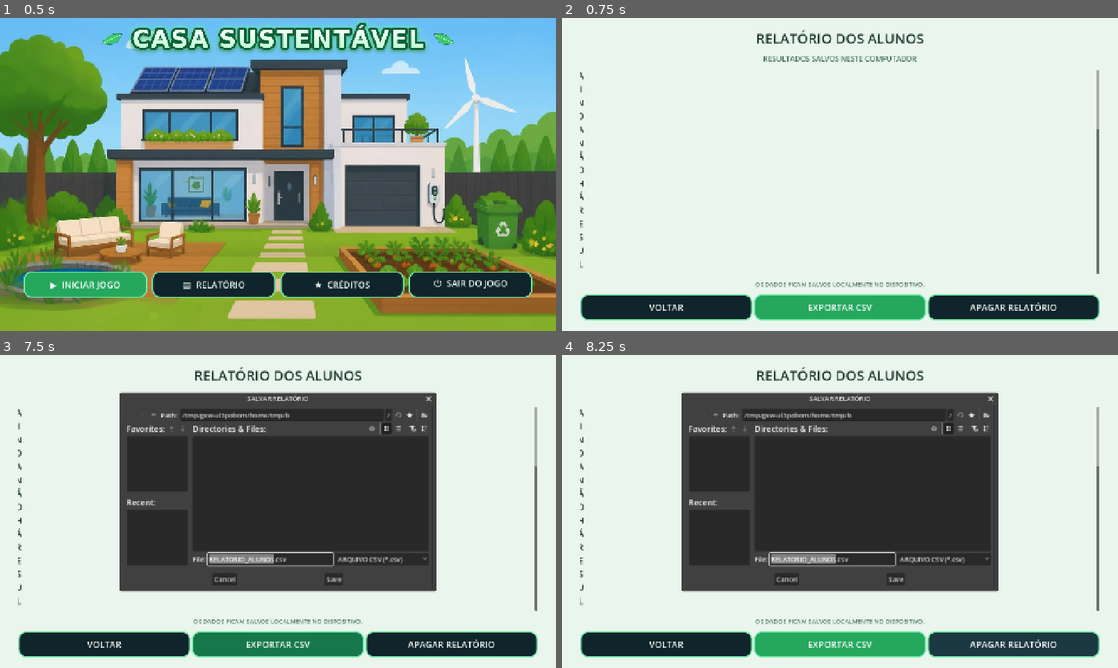
Above: before the commit, frames 1-4 (two rows, left to right).
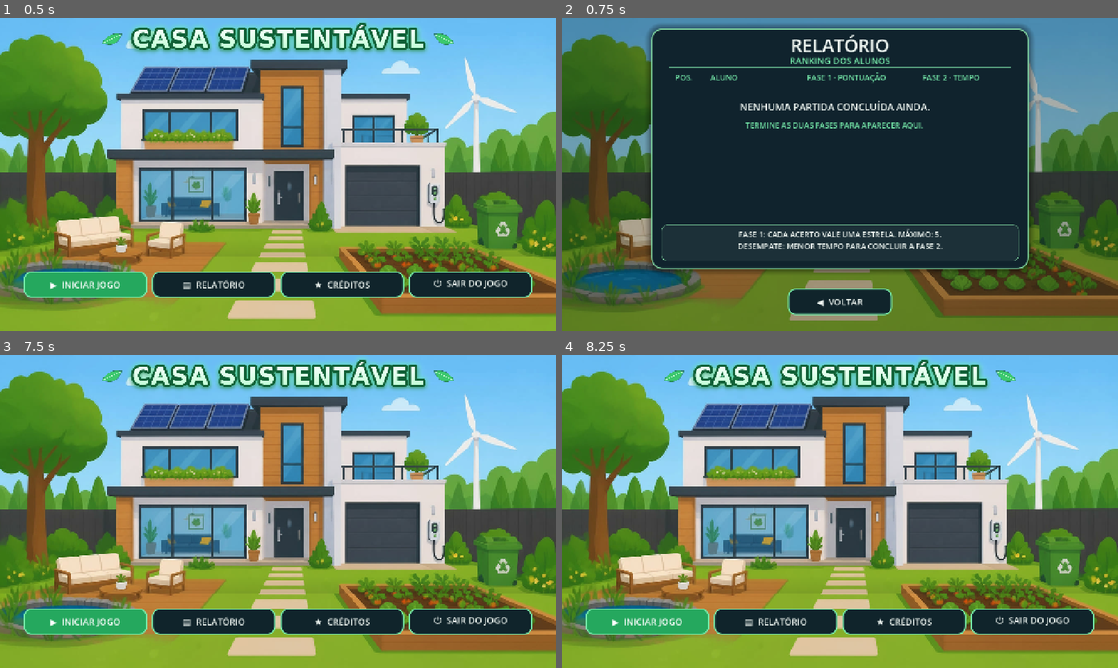
Above: after the commit, the same moments.

Repository: williamgoncalvesmartins/CasaSustentavel
Game: Godot game, scene res://main.tscn
The game is run twice, just before and just after one commit, with the same random seed, the same clock (stepped at 60 frames per second) and the same inputs.
Inputs (mouse positions are in pixels of both pictures, inside the frame that each line leads up to):
- Up to frame 1 (0.5 s): no input
- Up to frame 2 (0.75 s): click "▤ RELATÓRIO" at 0.5 s
- Up to frame 3 (7.5 s): click "VOLTAR" (after the commit: "◀ VOLTAR") at 1.25 s; click "▶ INICIAR JOGO" at 2 s; click "VOLTAR" at 2.75 s; click "▶ INICIAR JOGO" at 3.5 s; click "VOLTAR" at 4.25 s; click "★ CRÉDITOS" at 5 s; click "VOLTAR AO MENU" at 5.75 s; click "▤ RELATÓRIO" at 6.5 s; click (278, 642) at 7.25 s, where only the run before the commit has a clickable "EXPORTAR CSV"
- Up to frame 4 (8.25 s): click (1012, 642) at 8 s, where only the run before the commit has a clickable "APAGAR RELATÓRIO"

Frame 1 is identical in both runs. In frame 2, 100% of the frame differs, in the area x 0-100%, y 0-100%; in frame 3, 96%; in frame 4, 96%.

Commit message:
Add files via upload

Diff:
--- /dev/null
+++ b/check_report.gd
@@ -0,0 +1,38 @@
+extends SceneTree
+
+func _initialize() -> void:
+	call_deferred("check")
+
+func check() -> void:
+	var game = load("res://main.tscn").instantiate()
+	root.add_child(game)
+	game.report_path = "res://report_test_data.json"
+	game.report_rows = []
+	var samples := [["ana", 4, 100, true], ["joão", 5, 180, true], ["ana", 5, 120, true], ["bia", 5, 1, false]]
+	for i in range(samples.size()):
+		game.session_id = "TEST-" + str(i)
+		var s: Array = samples[i]
+		game.upsert_report({"aluno": s[0], "fase_1_acertos": s[1], "tempo_fase_2_segundos": s[2], "concluido": s[3]})
+	game.report_rows = []
+	game.load_report()
+	assert(game.report_rows.size() == 4, "HISTORY LOST")
+	var ranking: Array = game.ranking_rows()
+	assert(ranking.size() == 3, "INCOMPLETE INCLUDED")
+	assert(ranking[0].aluno == "ANA" and ranking[0].tempo_fase_2_segundos == 120)
+	assert(ranking[1].aluno == "JOÃO")
+	assert(ranking[2].fase_1_acertos == 4)
+	game.show_report()
+	await process_frame
+	await process_frame
+	var scroll: ScrollContainer = game.get_node("RankingScroll")
+	var list := scroll.get_child(0)
+	assert(list.size.x >= 850, "COLLAPSED TABLE")
+	assert(list.get_child_count() == 3)
+	for row in list.get_children():
+		assert(row.size.y == 44)
+		for cell in row.get_children():
+			if cell is Label:
+				assert(cell.size.y <= 38, "WRAPPED TEXT")
+	DirAccess.remove_absolute(ProjectSettings.globalize_path(game.report_path))
+	print("PASS: SAVED HISTORY, UPPERCASE NAMES, SCORE/TIME RANKING, COMPLETED ONLY, TABLE GEOMETRY")
+	quit()
--- a/main.gd
+++ b/main.gd
@@ -35,6 +35,8 @@
 var grid: Array = []
 var word_start := Vector2i(-1, -1)
 var report_rows: Array = []
+var session_id := ""
+var report_path := SAVE_PATH
 var feedback_label: Label
 var clock_label: Label
 var exercise_area: VBoxContainer
@@ -258,6 +260,9 @@
 	start_game()
 
 func start_game() -> void:
+	session_id = str(Time.get_unix_time_from_system()) + "-" + str(randi())
+	found_words.clear()
+	elapsed = 0.0
 	question_index = 0
 	score = 0
 	answered = false
@@ -607,9 +612,13 @@
 	add_footer(col, show_menu)
 
 func upsert_report(row: Dictionary) -> void:
+	if session_id.is_empty():
+		session_id = str(Time.get_unix_time_from_system()) + "-" + str(randi())
+	row["partida_id"] = session_id
+	row["aluno"] = str(row.get("aluno", "")).strip_edges().to_upper()
 	var replaced := false
 	for i in range(report_rows.size()):
-		if str(report_rows[i].get("aluno", "")) == student_name:
+		if str(report_rows[i].get("partida_id", "")) == session_id:
 			report_rows[i] = row
 			replaced = true
 			break
@@ -618,54 +627,114 @@
 	save_report()
 
 func load_report() -> void:
-	if not FileAccess.file_exists(SAVE_PATH):
-		return
-	var file := FileAccess.open(SAVE_PATH, FileAccess.READ)
+	if not FileAccess.file_exists(report_path):
+		return
+	var file := FileAccess.open(report_path, FileAccess.READ)
 	var parsed = JSON.parse_string(file.get_as_text())
 	if parsed is Array:
 		report_rows = parsed
 
 func save_report() -> void:
-	var file := FileAccess.open(SAVE_PATH, FileAccess.WRITE)
+	var file := FileAccess.open(report_path, FileAccess.WRITE)
 	if file:
 		file.store_string(JSON.stringify(report_rows, "  "))
+
+func ranking_rows() -> Array:
+	var ranking: Array = []
+	for entry in report_rows:
+		if entry is Dictionary and entry.get("concluido", false) and not str(entry.get("aluno", "")).strip_edges().is_empty():
+			ranking.append(entry)
+	ranking.sort_custom(func(a: Dictionary, b: Dictionary) -> bool:
+		var sa := int(a.get("fase_1_acertos", 0))
+		var sb := int(b.get("fase_1_acertos", 0))
+		if sa != sb:
+			return sa > sb
+		var ta := int(a.get("tempo_fase_2_segundos", 0))
+		var tb := int(b.get("tempo_fase_2_segundos", 0))
+		if ta != tb:
+			return ta < tb
+		return str(a.get("atualizado_em", "")) < str(b.get("atualizado_em", ""))
+	)
+	return ranking
+
+func report_label(parent: Control, text: String, rect: Rect2, font_size: int, color: Color = PAPER, centered: bool = false) -> Label:
+	var label := make_label(text, font_size, color, centered)
+	label.autowrap_mode = TextServer.AUTOWRAP_OFF
+	label.text_overrun_behavior = TextServer.OVERRUN_TRIM_ELLIPSIS
+	label.clip_text = true
+	label.mouse_filter = Control.MOUSE_FILTER_IGNORE
+	parent.add_child(label)
+	label.size = rect.size
+	label.position = rect.position
+	return label
 
 func show_report() -> void:
 	clear_screen()
 	page = "RELATORIO"
-	var root := VBoxContainer.new()
-	root.set_anchors_and_offsets_preset(Control.PRESET_FULL_RECT)
-	root.offset_left = 45
-	root.offset_right = -45
-	root.offset_top = 26
-	root.offset_bottom = -26
-	root.add_theme_constant_override("separation", 14)
-	add_child(root)
-	add_heading(root, "RELATÓRIO DOS ALUNOS", "RESULTADOS SALVOS NESTE COMPUTADOR")
+	add_screen_background(BG_CLEAN, Color(0.015, 0.08, 0.06, 0.30))
+	var frame := Panel.new()
+	var style := word_style(Color("#10232d"), 26, 3)
+	style.shadow_color = Color(0, 0, 0, 0.38)
+	style.shadow_size = 16
+	frame.add_theme_stylebox_override("panel", style)
+	word_place(frame, Rect2(219, 26, 926, 590))
+	report_label(frame, "RELATÓRIO", Rect2(20, 10, 886, 57), 44, PAPER, true)
+	report_label(frame, "RANKING DOS ALUNOS", Rect2(20, 63, 886, 30), 22, MINT, true)
+	var line := ColorRect.new()
+	line.color = Color("#569c7c")
+	frame.add_child(line)
+	line.position = Vector2(42, 93)
+	line.size = Vector2(842, 2)
+	report_label(frame, "POS.", Rect2(47, 103, 65, 34), 19, MINT, true)
+	report_label(frame, "ALUNO", Rect2(145, 103, 230, 34), 19, MINT)
+	report_label(frame, "FASE 1 · PONTUAÇÃO", Rect2(382, 103, 265, 34), 19, MINT)
+	report_label(frame, "FASE 2 · TEMPO", Rect2(665, 103, 220, 34), 19, MINT)
 	var scroll := ScrollContainer.new()
-	scroll.size_flags_vertical = Control.SIZE_EXPAND_FILL
-	root.add_child(scroll)
+	scroll.name = "RankingScroll"
+	scroll.horizontal_scroll_mode = ScrollContainer.SCROLL_MODE_DISABLED
+	word_place(scroll, Rect2(244, 166, 878, 331))
 	var list := VBoxContainer.new()
-	list.add_theme_constant_override("separation", 8)
+	list.size_flags_horizontal = Control.SIZE_EXPAND_FILL
+	list.add_theme_constant_override("separation", 4)
 	scroll.add_child(list)
-	if report_rows.is_empty():
-		list.add_child(make_label("AINDA NÃO HÁ RESULTADOS. INICIE O JOGO PARA CRIAR UM RELATÓRIO.", 21, TEXT_DARK, true))
-	else:
-		var header := make_panel(DARK)
-		list.add_child(header)
-		var cols := HBoxContainer.new()
-		cols.add_child(make_label("ALUNO  ·  FASE 1  ·  FASE 2  ·  TEMPO  ·  SITUAÇÃO", 17, PAPER))
-		header.add_child(cols)
-		for row in report_rows:
-			var card := make_panel(Color("#e6f2e9"))
-			list.add_child(card)
-			card.add_child(make_label("%s     %d/%d ACERTOS     %d/%d PALAVRAS     %s     %s" % [str(row.get("aluno", "ALUNO")), int(row.get("fase_1_acertos", 0)), int(row.get("fase_1_total", QUESTIONS.size())), int(row.get("fase_2_encontradas", 0)), int(row.get("fase_2_total", WORDS.size())), format_time(int(row.get("tempo_fase_2_segundos", 0))), "CONCLUÍDO" if row.get("concluido", false) else "EM ANDAMENTO"], 18, TEXT_DARK))
-	root.add_child(make_label("OS DADOS FICAM SALVOS LOCALMENTE NO DISPOSITIVO.", 15, Color("#487061"), true))
-	var row_buttons := HBoxContainer.new()
-	row_buttons.add_child(make_button("VOLTAR", show_menu))
-	row_buttons.add_child(make_button("EXPORTAR CSV", choose_csv_path, true))
-	row_buttons.add_child(make_button("APAGAR RELATÓRIO", clear_report))
-	root.add_child(row_buttons)
+	var ranking := ranking_rows()
+	if ranking.is_empty():
+		var empty := Control.new()
+		empty.custom_minimum_size = Vector2(850, 140)
+		list.add_child(empty)
+		report_label(empty, "NENHUMA PARTIDA CONCLUÍDA AINDA.", Rect2(0, 32, 850, 40), 24, PAPER, true)
+		report_label(empty, "TERMINE AS DUAS FASES PARA APARECER AQUI.", Rect2(0, 77, 850, 40), 19, MINT, true)
+	for i in range(ranking.size()):
+		var entry: Dictionary = ranking[i]
+		var row := Panel.new()
+		row.custom_minimum_size = Vector2(850, 44)
+		row.add_theme_stylebox_override("panel", word_style(Color("#20553f") if i == 0 else Color("#1b303c"), 13, 1))
+		if i == 0:
+			var gold := word_style(Color("#20553f"), 13, 2)
+			gold.border_color = Color("#e8d47f")
+			row.add_theme_stylebox_override("panel", gold)
+		list.add_child(row)
+		var medal := Color("#f3d878") if i == 0 else (Color("#c4d3dd") if i == 1 else (Color("#dca778") if i == 2 else MINT))
+		report_label(row, str(i + 1), Rect2(17, 3, 65, 38), 25, medal, true)
+		var name_label := report_label(row, str(entry.get("aluno", "")), Rect2(120, 3, 231, 38), 23)
+		name_label.tooltip_text = str(entry.get("aluno", "")).to_upper()
+		var points := clampi(int(entry.get("fase_1_acertos", 0)), 0, 5)
+		for n in range(5):
+			var star := Control.new()
+			star.set_script(preload("res://score_star.gd"))
+			star.earned = n < points
+			row.add_child(star)
+			star.position = Vector2(355 + n * 29, 5)
+			star.size = Vector2(30, 34)
+		report_label(row, "%d/5" % points, Rect2(510, 3, 75, 38), 24)
+		report_label(row, format_time(int(entry.get("tempo_fase_2_segundos", 0))), Rect2(662, 3, 171, 38), 27)
+	var note := Panel.new()
+	note.add_theme_stylebox_override("panel", word_style(Color("#1c3038"), 14, 1))
+	word_place(note, Rect2(244, 507, 877, 90))
+	report_label(note, "FASE 1: CADA ACERTO VALE UMA ESTRELA. MÁXIMO: 5.", Rect2(10, 10, 857, 28), 19, PAPER, true)
+	report_label(note, "DESEMPATE: MENOR TEMPO PARA CONCLUIR A FASE 2.", Rect2(10, 39, 857, 28), 19, PAPER, true)
+	var back := make_button("◀  VOLTAR", show_menu)
+	word_place(back, Rect2(554, 664, 256, 65))
 
 func choose_csv_path() -> void:
 	var picker := FileDialog.new()
--- /dev/null
+++ b/score_star.gd
@@ -0,0 +1,13 @@
+extends Control
+
+var earned := false
+
+func _draw() -> void:
+	var points := PackedVector2Array()
+	for i in range(10):
+		var angle := -PI / 2.0 + i * PI / 5.0
+		var radius := 12.0 if i % 2 == 0 else 5.5
+		points.append(Vector2(15, 17) + Vector2(cos(angle), sin(angle)) * radius)
+	draw_colored_polygon(points, Color("#f3d878") if earned else Color("#344b55"))
+	points.append(points[0])
+	draw_polyline(points, Color("#ffe99e") if earned else Color("#71848b"), 1.2, true)
Not shown, added: check_report.gd.uid
Not shown, added: score_star.gd.uid
Not shown, added: report_check.log
